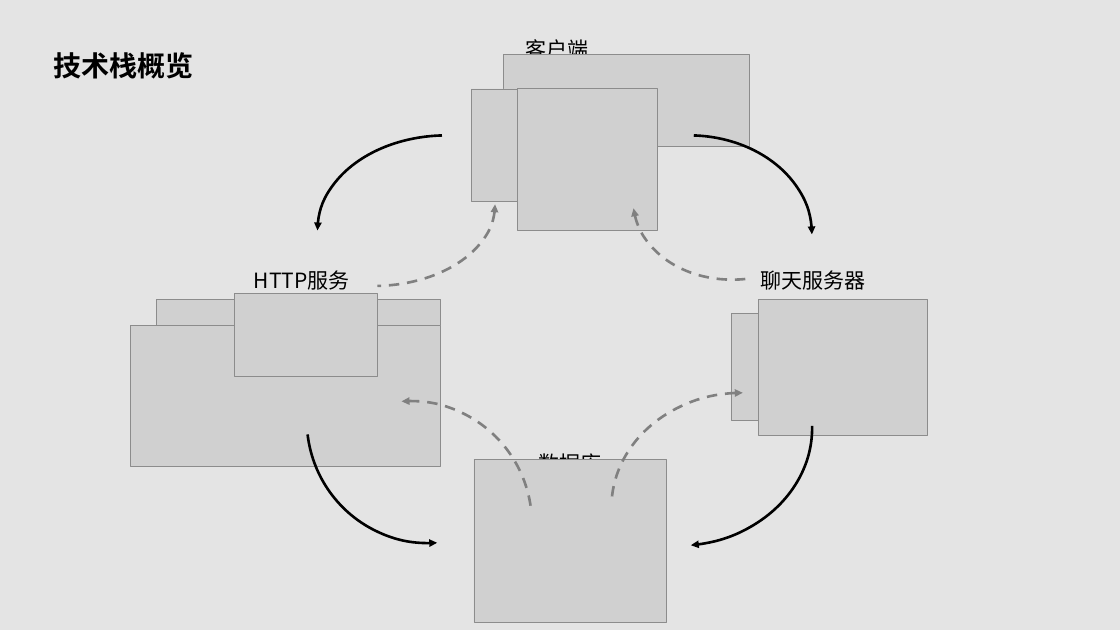
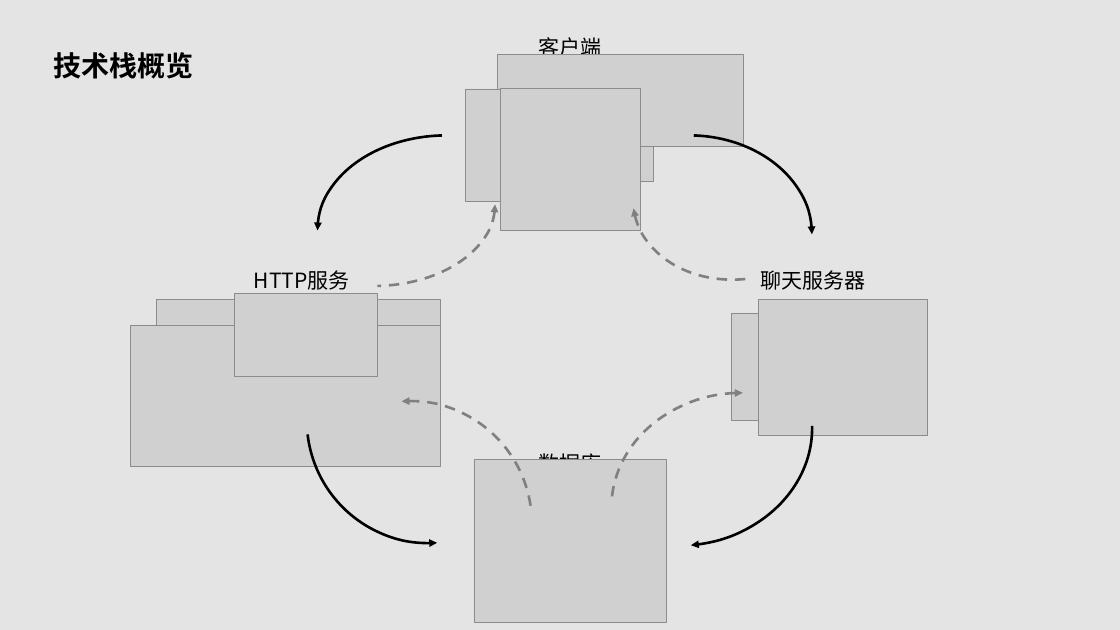
Before and after one commit to Adonis9703/learn-doc, a slide deck: slide 17 of 答辩/开题答辩.pptx. Drawn at 1120x630 pixels with LibreOffice and Linux fonts; fonts in the diff are those of the drawing; grey boxes stand for pictures. Boxes give left, top, right and bottom in pixels: in the first picture for what was removed or moved away, otherwise in the second. Text is boxed around its words. In the diff, an @@ line names an element or a change of style, - is before the commit and + after.

```diff
--- a/答辩/开题答辩.pptx
+++ b/答辩/开题答辩.pptx
@@ picture: place and size @@
-picture at <box>503,55,749,146</box>
+picture at <box>497,55,744,146</box>
@@ text "客户端": place and size @@
-text "客户端" at <box>526,39,589,55</box>
+text "客户端" at <box>539,37,602,55</box>
@@ picture: place and size @@
-picture at <box>471,89,581,202</box>
+picture at <box>465,89,576,202</box>
@@ picture: place and size @@
-picture at <box>518,88,657,230</box>
+picture at <box>501,88,640,230</box>
@@ picture added at <box>566,89,654,181</box> @@
```
Also in this commit, not shown: 1 other slide changed, 3 other files.
